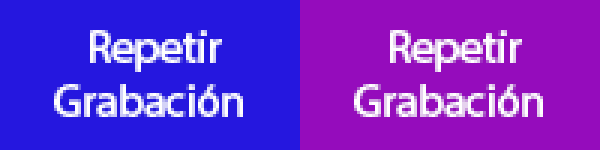
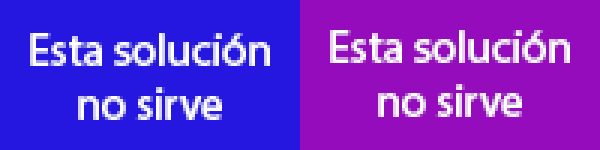
Comparing the layer stacks of the two 600px x 150px images. Changes:
renamed "Repetir Grabación copy" to "Esta solución no sirve", painted on it over [330, 30, 570, 117]
renamed "Repetir Grabación" to "Esta solución no sirve", painted on it over [30, 30, 270, 120]
